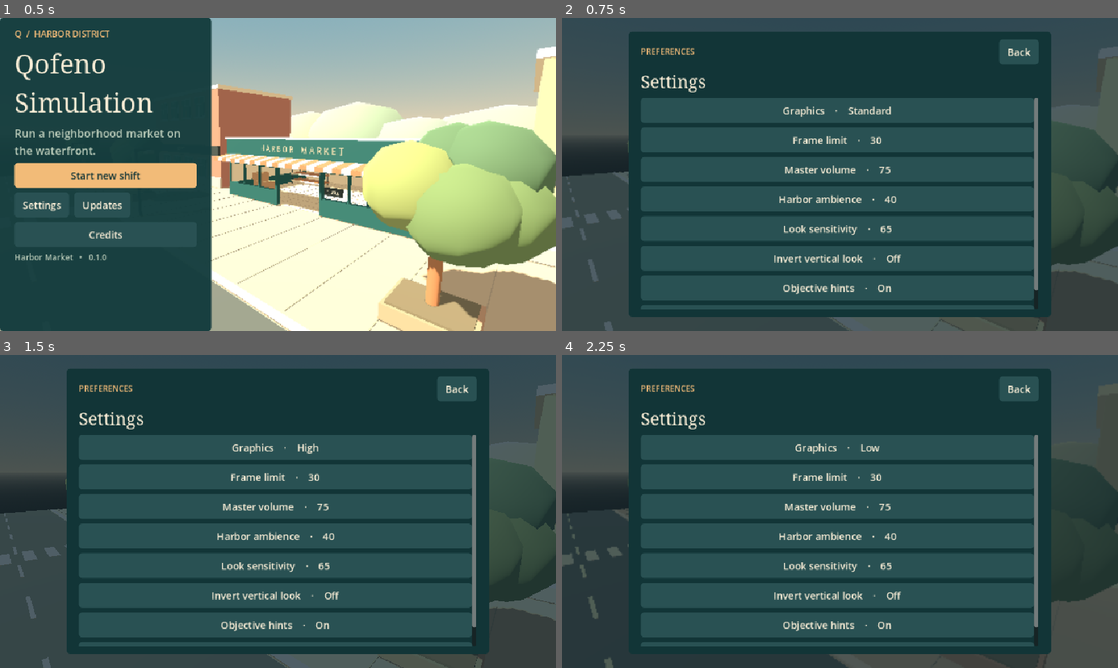
Above: before the commit, frames 1-4 (two rows, left to right).
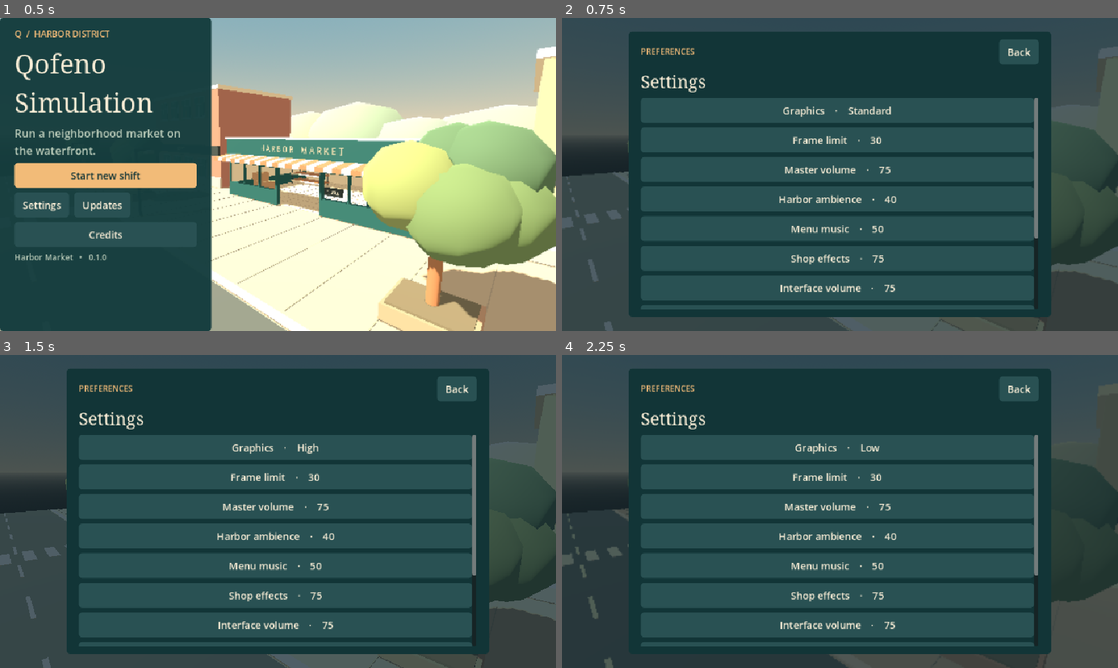
Above: after the commit, the same moments.

Repository: SohailKhan0525/simulationgame
Game: Godot game, scene res://world/main.tscn
Same seed, same stepped clock (60 frames per second), same inputs: the game is played once before the commit and once after it.
Inputs:
- Up to frame 1 (0.5 s): no input
- Up to frame 2 (0.75 s): click "Settings" at 0.5 s
- Up to frame 3 (1.5 s): click "Graphics · Standard" at 1.25 s
- Up to frame 4 (2.25 s): click "Graphics · High" at 2 s

Frame 1 is identical in both runs. In frame 2, 1.0% of the frame differs, in the area x 38-86%, y 66-89%; in frame 3, 1.0%; in frame 4, 1.0%.

Commit message:
Add hand poses, customer budgets, audio settings and verified Android playtest workflow

Diff:
--- /dev/null
+++ b/core/business_directory.gd
@@ -0,0 +1,27 @@
+class_name BusinessDirectory
+extends RefCounted
+## Definitions outlive shift instances. A playable location must bind a real operator.
+var entries: Array = []
+var by_id := {}
+var operators := {}
+
+func _init() -> void:
+	var raw: Variant = JSON.parse_string(FileAccess.get_file_as_string("res://data/places.json"))
+	if not raw is Array: return
+	for p in raw:
+		if not p is Dictionary or not p.get("id") is String or by_id.has(p.id): continue
+		if not p.get("name") is String or not p.get("type") is String or not p.get("playable") is bool: continue
+		if not (p.get("x") is float or p.get("x") is int) or not (p.get("z") is float or p.get("z") is int): continue
+		by_id[p.id] = p
+		entries.append(p)
+
+func bind_operator(id: String, operator: RefCounted) -> bool:
+	if operator == null or not by_id.has(id) or not by_id[id].playable: return false
+	operators[id] = operator
+	return true
+
+func business(id: String) -> RefCounted:
+	return operators.get(id)
+
+func is_operating_site(id: String) -> bool:
+	return operators.has(id) and by_id.has(id) and by_id[id].playable
--- a/core/market.gd
+++ b/core/market.gd
@@ -102,6 +102,15 @@
 	for id in catalog:
 		if d.goods[id].shelf > 0: ids.append(id)
 	return ids
+
+func choose_product(visit: int) -> String:
+	# Shoppers differ in willingness to pay. A higher margin can lose a visit.
+	var options := available()
+	for i in options.size():
+		var id: String = options[(visit-1+i)%options.size()]
+		var budget := int(catalog[id].price) + (visit % 4)
+		if d.goods[id].price <= budget: return id
+	return ""
 
 func reserve(id: String) -> bool:
 	if not d.open or basket != "" or not catalog.has(id) or d.goods[id].shelf < 1: return false
--- a/core/preferences.gd
+++ b/core/preferences.gd
@@ -1,7 +1,7 @@
 class_name Preferences
 extends RefCounted
 
-const DEFAULTS := {"quality":1, "fps":30, "volume":75, "ambience":40, "sensitivity":65, "invert":false, "hints":true, "autosave":true}
+const DEFAULTS := {"quality":1, "fps":30, "volume":75, "ambience":40, "music":50, "effects":75, "ui":75, "sensitivity":65, "invert":false, "hints":true, "autosave":true}
 var values := DEFAULTS.duplicate()
 var file: String
 
@@ -28,5 +28,6 @@
 	view.scaling_3d_scale = [0.65, 0.85, 1.0][values.quality]
 	if light: light.shadow_enabled = values.quality > 0
 	AudioServer.set_bus_volume_db(0, linear_to_db(values.volume / 100.0))
-	var bus := AudioServer.get_bus_index("Ambience")
-	if bus >= 0: AudioServer.set_bus_volume_db(bus, linear_to_db(values.ambience / 100.0))
+	for pair in [["Ambience","ambience"],["Music","music"],["Effects","effects"],["Interface","ui"]]:
+		var bus := AudioServer.get_bus_index(pair[0])
+		if bus >= 0: AudioServer.set_bus_volume_db(bus,linear_to_db(float(values[pair[1]])/100.0))
--- a/core/sound.gd
+++ b/core/sound.gd
@@ -4,19 +4,29 @@
 var player := AudioStreamPlayer.new()
 var bed := AudioStreamPlayer.new()
 var effects := {}
+var music := AudioStreamPlayer.new()
+var audible := false
 
 func _ready() -> void:
-	if AudioServer.get_bus_index("Ambience") < 0:
-		AudioServer.add_bus()
-		AudioServer.set_bus_name(AudioServer.bus_count-1,"Ambience")
+	for bus in ["Ambience","Music","Effects","Interface"]:
+		if AudioServer.get_bus_index(bus) < 0:
+			AudioServer.add_bus()
+			AudioServer.set_bus_name(AudioServer.bus_count-1,bus)
+	audible = DisplayServer.get_name() != "headless"
+	add_child(music)
+	music.bus = "Music"
+	var theme: AudioStreamOggVorbis = load("res://assets/audio/harbor_lights.ogg")
+	theme.loop = true
+	music.stream = theme
+	music.volume_db = -5
 	add_child(player)
 	add_child(bed)
 	bed.bus = "Ambience"
-	for entry in [["tap",420.0,0.065],["coin",940.0,0.23],["crate",148.0,0.14],["step",82.0,0.075]]:
+	for entry in [["tap",420.0,0.065],["coin",940.0,0.23],["crate",148.0,0.14],["step",82.0,0.075],["door",620.0,0.35]]:
 		effects[entry[0]] = tone(entry[1],entry[2],entry[0])
 	bed.stream = tone(0,4.0,"shore")
 	bed.volume_db = -17
-	bed.play()
+	if audible: bed.play()
 
 func tone(hz: float, seconds: float, name_: String) -> AudioStreamWAV:
 	var sample_rate := 16000
@@ -46,10 +56,17 @@
 	return wave
 
 func cue(id: String) -> void:
-	if id == "step" and player.playing: return
+	if not audible or (id == "step" and player.playing): return
+	player.bus = "Interface" if id == "tap" else "Effects"
 	player.stream = effects[id]
 	player.play()
 
+func scene(playing: bool) -> void:
+	if not audible: return
+	if playing: music.stop()
+	elif not music.playing: music.play()
+
 func _exit_tree() -> void:
+	music.stop()
 	player.stop()
 	bed.stop()
--- a/core/storage.gd
+++ b/core/storage.gd
@@ -53,8 +53,9 @@
 	var ok := f.get_error() == OK
 	f.close()
 	if not ok or not Market.new().restore(_read(stage)): return _failed()
-	if FileAccess.file_exists(full) and not recovery:
-		if DirAccess.copy_absolute(full, full + ".bak") != OK: return _failed()
+	if FileAccess.file_exists(full) and not recovery and Market.new().restore(_read(full)):
+		if DirAccess.copy_absolute(full,full+".bak.next") != OK: return _failed()
+		if DirAccess.rename_absolute(full+".bak.next",full+".bak") != OK: return _failed()
 	if DirAccess.rename_absolute(stage, full + ".tmp") != OK: return _failed()
 	if DirAccess.rename_absolute(full + ".tmp", full) != OK: return _failed()
 	recovery = false
--- /dev/null
+++ b/docs/backlog.json
@@ -0,0 +1,19 @@
+{
+  "checkpoint": "0.1.0-internal",
+  "engine": "4.6.3-stable",
+  "entry_scene":"res://world/main.tscn",
+  "validation":"bash ci/validate.sh",
+  "workflow":".github/workflows/android.yml",
+  "implemented":["harbor_district","third_person_touch","retail_cycle","customer_route","computer_reports","carton_carry","pricing","expansion","xp_milestones","versioned_saves","settings","map","manual_update_check"],
+  "pending":[
+    {"id":"device-acceptance","priority":0,"done_when":"Document real Android touch, UI, audio, thermal and frame-time results across two hardware tiers."},
+    {"id":"production-signer","priority":0,"done_when":"Back up production key, configure Actions signing secrets/certificate variable and prove two-version in-place installation with saves."},
+    {"id":"retail-depth","priority":1,"done_when":"Queue multiple customers with reservations, navigation avoidance and bounded AI cost."},
+    {"id":"character-art","priority":1,"done_when":"Add more licensed outfits, polished task motion, hand placement and foot-contact review."},
+    {"id":"computer-and-gaming","priority":2,"done_when":"Implement second owned retail operator and migrate existing saves."},
+    {"id":"vehicles","priority":3,"done_when":"Enter, drive, park and leave a delivery vehicle using touch."},
+    {"id":"dealership-fuel","priority":4,"depends_on":["vehicles"],"done_when":"Transfer vehicle ownership and fuel inventory through verified transactions."},
+    {"id":"restaurant","priority":4,"done_when":"Serve a paid meal with ingredients, station capacity and customer service."},
+    {"id":"hotel-property","priority":5,"done_when":"Book a room, manage availability and ownership, restore bookings and income on reload."}
+  ]
+}
--- a/tests/suite.gd
+++ b/tests/suite.gd
@@ -41,6 +41,10 @@
 	m.expand()
 	expect(not m.d.expanded,"upgrade gated by first receipt")
 	m.toggle_open()
+	expect(m.choose_product(1)=="tea","shopper finds affordable stock")
+	for i in 8: m.set_price("tea",1)
+	expect(m.choose_product(1)=="","shopper declines unaffordable shelf price")
+	for i in 8: m.set_price("tea",-1)
 	expect(m.reserve("tea") and not m.reserve("tea"),"one active basket")
 	m.set_price("tea",1)
 	m.checkout()
@@ -122,8 +126,15 @@
 	root.add_child(game)
 	await process_frame
 	expect(game.ui.screen=="menu","branded menu boot")
+	expect(not game.directory.bind_operator("tide_hotel",Market.new()),"future property cannot bind an operator")
 	expect(click_caption(game.ui.stage,"Start new") and game.ui.screen=="hud","new shift through menu")
 	await physics_frame
+	expect(game.directory.business("harbor_market")==game.market,"retail operator registered")
+	game.player.stick = Vector2.UP
+	for i in 195:
+		game.player._physics_process(1.0/60)
+	game.player.stick = Vector2.ZERO
+	expect(game.player.position.z < -1.0 and game.player.is_on_floor(),"controller crosses the doorway on foot")
 	for entry in [["computer",Vector3(4.6,0.08,-7.1)],["receiving",Vector3(-5.45,0.08,-1.38)],["display",Vector3(-4.55,0.08,-6.1)],["sign",Vector3(2.2,0.08,0.83)]]:
 		game.player.position = entry[1]
 		game.update_location()
@@ -170,6 +181,19 @@
 	drag.position=Vector2(75,270)
 	g._gui_input(drag)
 	expect(game.player.stick.y < -0.9,"floating stick drives motion")
+	var initial: float = game.player.yaw
+	var other := InputEventScreenTouch.new()
+	other.index=3
+	other.pressed=true
+	other.position=Vector2(760,200)
+	g._gui_input(other)
+	var look := InputEventScreenDrag.new()
+	look.index=3
+	look.relative=Vector2(25,10)
+	g._gui_input(look)
+	expect(game.player.yaw != initial and game.player.stick.y < -0.9,"second finger looks independently")
+	other.pressed=false
+	g._gui_input(other)
 	press.pressed=false
 	g._gui_input(press)
 	expect(game.player.stick==Vector2.ZERO,"release clears movement")
--- a/ui/atlas.gd
+++ b/ui/atlas.gd
@@ -1,7 +1,7 @@
 class_name HarborAtlas
 extends Control
 
-var places: Array = JSON.parse_string(FileAccess.get_file_as_string("res://data/places.json"))
+var places: Array = []
 var player_pos := Vector3.ZERO
 var target := Vector2(0,-4)
 
--- a/ui/interface.gd
+++ b/ui/interface.gd
@@ -256,6 +256,7 @@
 	var p: Dictionary = app.prefs.values
 	var options := [["quality","Graphics",["Low","Standard","High"]],["fps","Frame limit",[30,60]],
 		["volume","Master volume",[0,25,50,75,100]],["ambience","Harbor ambience",[0,20,40,70,100]],
+		["music","Menu music",[0,25,50,75,100]],["effects","Shop effects",[0,25,50,75,100]],["ui","Interface volume",[0,25,50,75,100]],
 		["sensitivity","Look sensitivity",[20,45,65,85,100]],["invert","Invert vertical look",[false,true]],
 		["hints","Objective hints",[false,true]],["autosave","Timed autosave",[false,true]]]
 	for opt in options:
@@ -276,6 +277,8 @@
 func updates() -> void:
 	sheet("updates","GITHUB RELEASES","Game updates",back)
 	text(body,"Installed "+app.version+"   •   Stable release channel")
+	if OS.has_feature("android") and OS.is_debug_build():
+		text(body,"Internal test edition. A stable APK installs separately and starts its own save slot.",16,ACCENT)
 	text(body,"Check when you choose. Installation takes place on the official GitHub release page.",17,MUTED)
 	button(body,"Check for updates",func():
 		toast("Checking GitHub…")
@@ -295,7 +298,7 @@
 
 func terminal(tab := "Overview") -> void:
 	sheet("terminal","HARBOR OS  /  SHOP COMPUTER","Market desk",hud)
-	var m: Market = app.market
+	var m: Market = app.directory.business("harbor_market")
 	var tabs := row(body)
 	for key in ["Overview","Orders","Prices","Reports","Upgrade"]:
 		button(tabs,key,terminal.bind(key),key==tab)
@@ -313,6 +316,7 @@
 				var item: Dictionary = m.catalog[id]
 				button(body,"Order %d × %s     $%d" % [item.pack,item.name,item.cost*item.pack],transaction.bind(m.order.bind(id),tab))
 		"Prices":
+			text(body,"Shoppers have different budgets. A high price can send them home empty-handed.",16,MUTED)
 			for id in m.catalog:
 				var line := row(body)
 				var info := text(line,"%s   $%d" % [m.catalog[id].name,m.d.goods[id].price])
@@ -361,13 +365,15 @@
 
 func world_action(action: Callable) -> void:
 	var feedback: String = action.call()
-	app.sound.cue("coin" if screen=="till" else "crate")
+	app.player.person.hands.gesture(screen,0.9)
+	app.sound.cue("coin" if screen=="till" else ("door" if screen=="sign" else "crate"))
 	hud()
 	toast(feedback)
 
 func map_view() -> void:
 	sheet("map","HARBOR DISTRICT","Waterfront map",hud)
 	var map := HarborAtlas.new()
+	map.places = app.directory.entries
 	map.player_pos = app.player.position
 	map.target = app.waypoint
 	map.custom_minimum_size.y = 156
--- a/world/customer.gd
+++ b/world/customer.gd
@@ -53,8 +53,8 @@
 	elif phase == Phase.BROWSING:
 		delay -= delta
 		if delay > 0: return
-		var goods := market.available()
-		if goods.is_empty() or not market.reserve(goods[(visits-1)%goods.size()]):
+		var choice := market.choose_product(visits)
+		if choice == "" or not market.reserve(choice):
 			depart()
 		else: walk(Phase.QUEUING,[AISLE,Vector3(1.8,0.055,-1.75),TILL])
 	elif phase == Phase.WAITING:
--- /dev/null
+++ b/world/hand_pose.gd
@@ -0,0 +1,63 @@
+class_name WorkHands
+extends SkeletonModifier3D
+## Two-link arm solve layered over the imported locomotion clips.
+var actor: Node3D
+var action := ""
+var hold := 0.0
+var remaining := 0.0
+var carrying := false
+var arms: Array = []
+
+func attach(actor_root: Node3D, skeleton: Skeleton3D) -> void:
+	actor = actor_root
+	for side in ["L","R"]:
+		arms.append([skeleton.find_bone("UpperArm."+side),skeleton.find_bone("LowerArm."+side),skeleton.find_bone("Palm."+side)])
+	skeleton.add_child(self)
+
+func gesture(kind: String, duration: float) -> void:
+	action = kind
+	remaining = duration
+
+func _process(dt: float) -> void:
+	remaining = maxf(remaining-dt,0)
+	var engaged := carrying or remaining > 0
+	hold = move_toward(hold,1.0 if engaged else 0.0,dt*5)
+	influence = hold
+
+func _process_modification_with_delta(_delta: float) -> void:
+	if hold < 0.001 or not is_instance_valid(actor): return
+	var sk := get_skeleton()
+	for index in arms.size():
+		var side := 1.0 if index == 0 else -1.0
+		var target := Vector3(side*0.30,1.02,0.35)
+		var phase := sin(minf(remaining,1.0)*PI)
+		if not carrying:
+			match action:
+				"computer": target = Vector3(side*0.18,1.10+0.024*sin(remaining*15+index),0.40)
+				"till": target = Vector3(side*0.19,1.03+phase*0.13,0.32+phase*0.17)
+				"receiving": target = Vector3(side*0.29,0.92-phase*0.13,0.39)
+				_: target = Vector3(side*0.22,1.07+phase*0.21,0.32+phase*0.16)
+		var chain: Array = arms[index]
+		if -1 in chain: continue
+		var upper: Vector3 = sk.get_bone_global_pose(chain[0]).origin
+		var elbow: Vector3 = sk.get_bone_global_pose(chain[1]).origin
+		var hand: Vector3 = sk.get_bone_global_pose(chain[2]).origin
+		var goal := sk.to_local(actor.to_global(target))
+		var pole := sk.to_local(actor.to_global(Vector3(side*0.58,0.90,-0.12)))
+		var l1 := upper.distance_to(elbow)
+		var l2 := elbow.distance_to(hand)
+		var forward := upper.direction_to(goal)
+		var distance := clampf(upper.distance_to(goal),absf(l1-l2)+0.00001,l1+l2-0.00001)
+		var along := (l1*l1-l2*l2+distance*distance)/(2*distance)
+		var bend := (pole-upper).slide(forward).normalized()
+		var desired := upper + forward*along + bend*sqrt(maxf(0,l1*l1-along*along))
+		aim(sk,chain[0],chain[1],desired)
+		aim(sk,chain[1],chain[2],goal)
+
+func aim(sk: Skeleton3D, bone: int, child: int, goal: Vector3) -> void:
+	var current := sk.get_bone_global_pose(bone)
+	var before := current.origin.direction_to(sk.get_bone_global_pose(child).origin)
+	var after := current.origin.direction_to(goal)
+	if before.length_squared() < 0.99 or after.length_squared() < 0.99: return
+	current.basis = Basis(Quaternion(before,after))*current.basis
+	sk.set_bone_global_pose(bone,current)
--- a/world/main.gd
+++ b/world/main.gd
@@ -1,6 +1,7 @@
 extends Node3D
 
 var market := Market.new()
+var directory := BusinessDirectory.new()
 var slot := Slot.new()
 var prefs := Preferences.new()
 var updater := HarborUpdates.new()
@@ -38,6 +39,7 @@
 
 func show_menu() -> void:
 	in_shift = false
+	sound.scene(false)
 	view.current = true
 	player.hide()
 	flow.hide()
@@ -72,6 +74,7 @@
 func start(next: Market) -> void:
 	if market.changed.is_connected(market_changed): market.changed.disconnect(market_changed)
 	market = next
+	directory.bind_operator("harbor_market",market)
 	market.changed.connect(market_changed)
 	if flow.person:
 		flow.person.queue_free()
@@ -88,9 +91,11 @@
 	player.yaw = market.d.yaw
 	player.pivot.rotation.y = player.yaw
 	player.person.carton.visible = market.d.quantity > 0
+	player.person.hands.carrying = player.person.carton.visible
 	player.show()
 	player.camera.current = true
 	in_shift = true
+	sound.scene(true)
 	dirty = false
 	auto_time = 0
 	ui.hud()
@@ -105,6 +110,7 @@
 	dirty = true
 	district.refresh(market)
 	player.person.carton.visible = market.d.quantity > 0
+	player.person.hands.carrying = player.person.carton.visible
 	ui.refresh()
 
 func _physics_process(dt: float) -> void:
@@ -145,6 +151,11 @@
 func interact() -> void:
 	if not player.active: return
 	update_location()
+	if nearest != "":
+		var spot: Vector3 = District.SPOTS[nearest]
+		var delta := spot-player.position
+		if delta.length_squared()>0.01: player.person.rotation.y = atan2(delta.x,delta.z)
+		player.person.hands.gesture(nearest,1.2)
 	if nearest == "computer":
 		market.mark("terminal")
 		ui.terminal()
--- a/world/person.gd
+++ b/world/person.gd
@@ -6,11 +6,14 @@
 var clips := {}
 var current := ""
 var carton: MeshInstance3D
+var hands := WorkHands.new()
 
 func outfit(variant: int) -> void:
 	var figure: Node3D = MODELS[variant % MODELS.size()].instantiate()
 	figure.scale = Vector3.ONE * 0.365
 	add_child(figure)
+	var skeleton: Skeleton3D = figure.find_children("*","Skeleton3D",true,false)[0]
+	hands.attach(self,skeleton)
 	animator = figure.find_children("*","AnimationPlayer",true,false)[0]
 	for key in animator.get_animation_list():
 		var clip := str(key).get_slice("_",1)
Not shown, added: assets/audio/harbor_lights.ogg.import
Not shown, added: core/business_directory.gd.uid
Not shown, changed: export_presets.cfg
Not shown, added: world/hand_pose.gd.uid
Not shown, added: CHANGELOG.md
Not shown, added: assets/audio/harbor_lights.ogg
Not shown, changed: ci/device-smoke.sh
Not shown, changed: ci/export.sh
Not shown, added: docs/ADDING_SIMULATORS.md
Not shown, added: docs/ANDROID_BUILDS.md
Not shown, added: docs/ARCHITECTURE.md
Not shown, changed: docs/ASSET_LICENSES.md
(and 5 more such lines)
